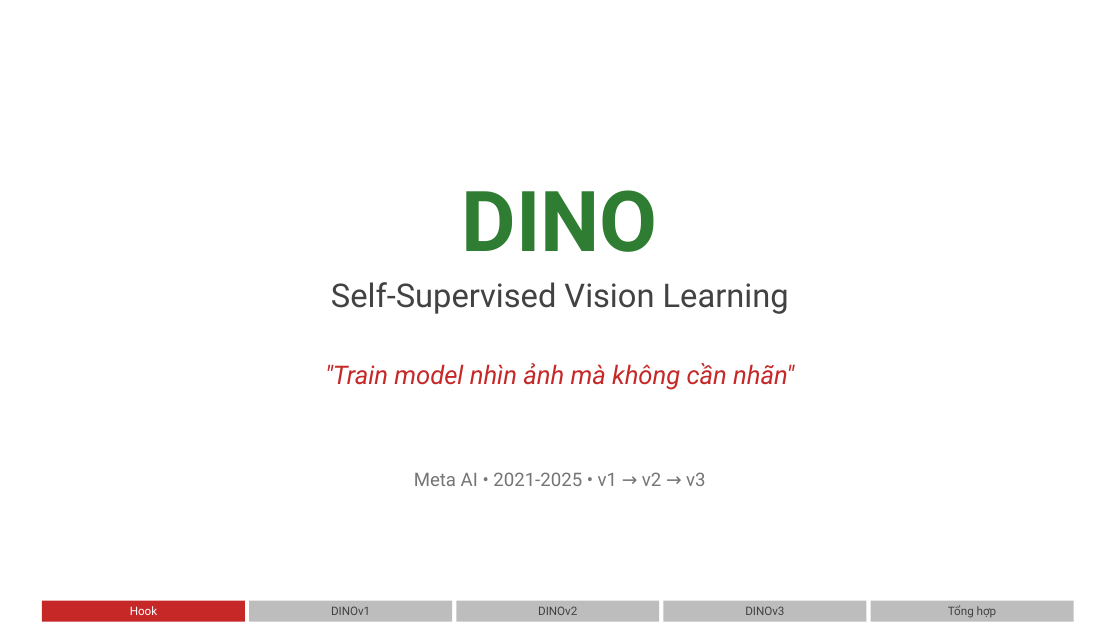
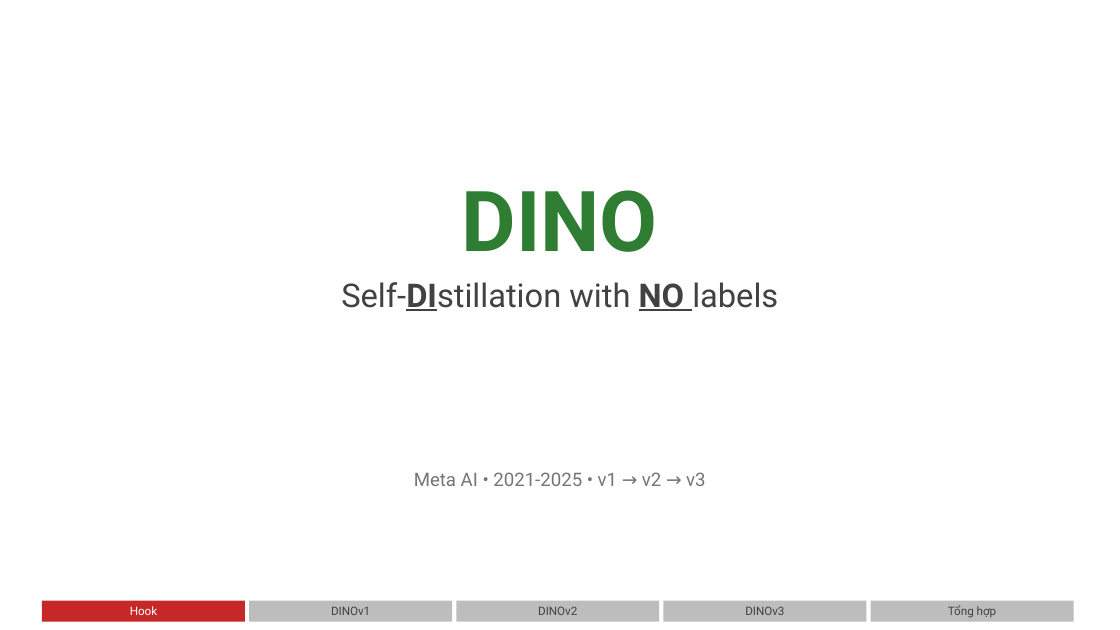
Before and after one commit to nmnhut-it/Dino, a slide deck: slide 1 of DINO_Seminar_v69.1.pptx. Drawn at 1120x630 pixels with LibreOffice and Linux fonts; fonts in the diff are those of the drawing. Boxes give left, top, right and bottom in pixels: in the first picture for what was removed or moved away, otherwise in the second. Text is boxed around its words. In the diff, an @@ line names an element or a change of style, - is before the commit and + after.

```diff
--- a/DINO_Seminar_v69.1.pptx
+++ b/DINO_Seminar_v69.1.pptx
@@ text at [341, 282, 778, 311]: text changed @@
-Self-Supervised Vision Learning
+Self-DIstillation with NO labels
@@ text removed at [325, 363, 794, 390] @@
-"Train model nhìn ảnh mà không cần nhãn"
```
Also in this commit, not shown: 2 other slides changed, 3 slides added, 3 slides removed, 2 other files.
